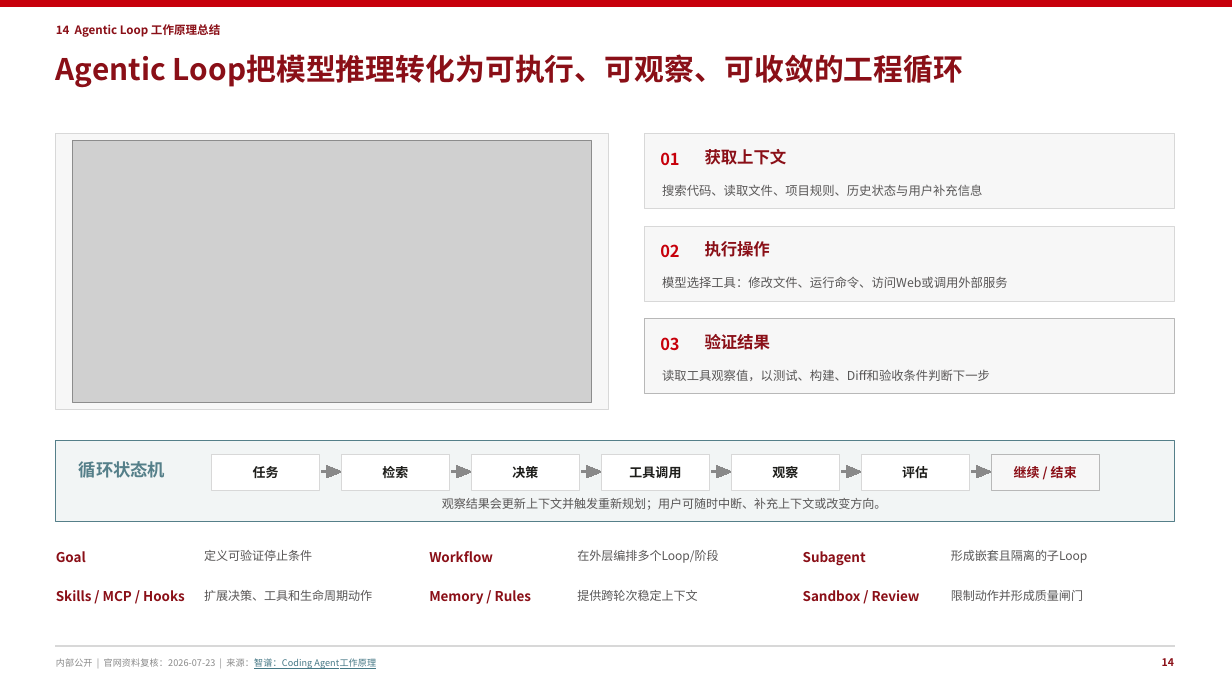
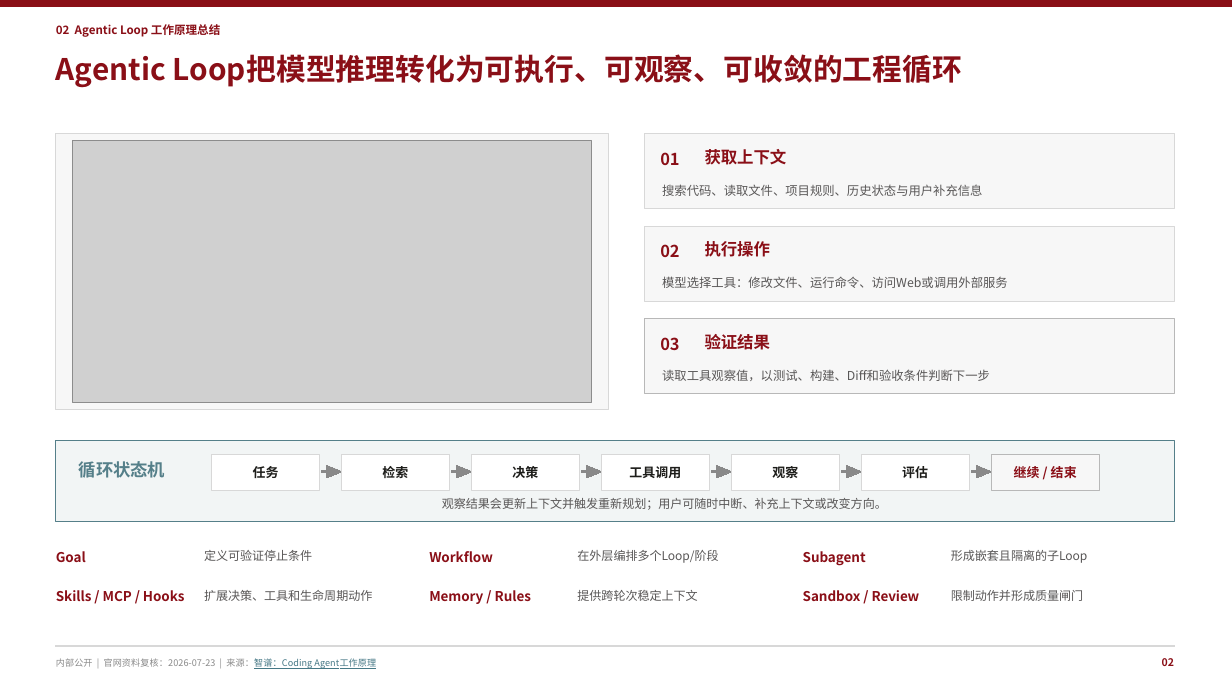
Before and after one commit to peter-liu1997/ai-solution-reports, a slide deck: slide 3 of AI-Coding-工具能力赋能-16页华为企业方案风格版.pptx (slide 15 before the commit). Drawn at 1232x693 pixels with LibreOffice and Linux fonts; fonts in the diff are those of the drawing; grey boxes stand for pictures. Boxes give left, top, right and bottom in pixels: in the first picture for what was removed or moved away, otherwise in the second. Text is boxed around its words. In the diff, an @@ line names an element or a change of style, - is before the commit and + after.

```diff
--- a/AI-Coding-工具能力赋能-16页华为企业方案风格版.pptx
+++ b/AI-Coding-工具能力赋能-16页华为企业方案风格版.pptx
@@ rectangle at (0, 0, 1232, 6): fill #C7000B to #8A0F17; outline #C7000B 0 pt to #8A0F17 0 pt @@
@@ text at (56, 24, 220, 37): text changed @@
-14 Agentic Loop 工作原理总结
+02 Agentic Loop 工作原理总结
@@ text colour #C7000B to #8A0F17 in 3 elements at (660, 152, 679, 165), (660, 244, 679, 257), (660, 337, 679, 351) @@
@@ text at (1162, 658, 1174, 666): text changed @@
-14
+02
```
Also in this commit, not shown: 15 other slides changed.
